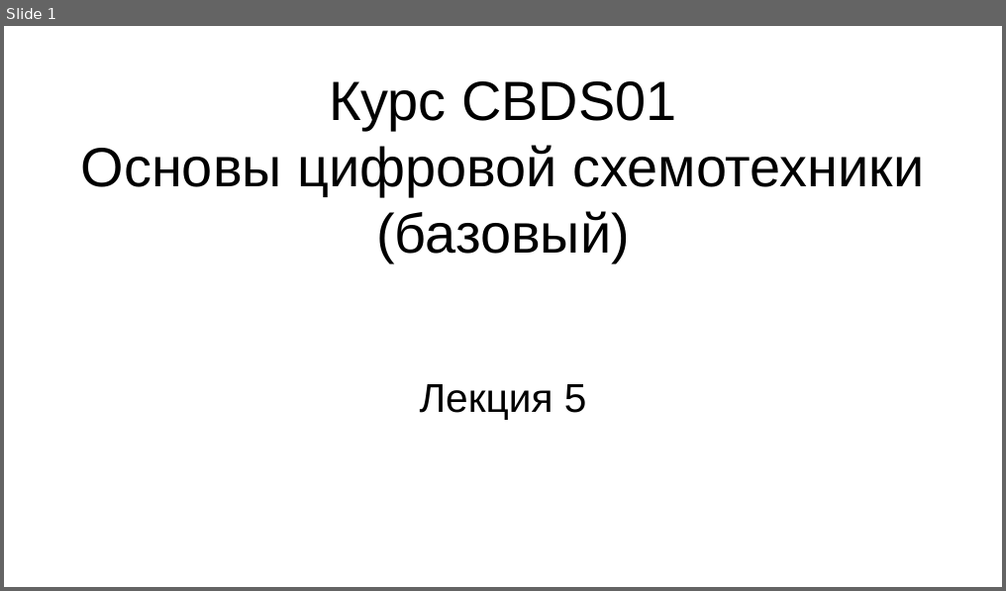
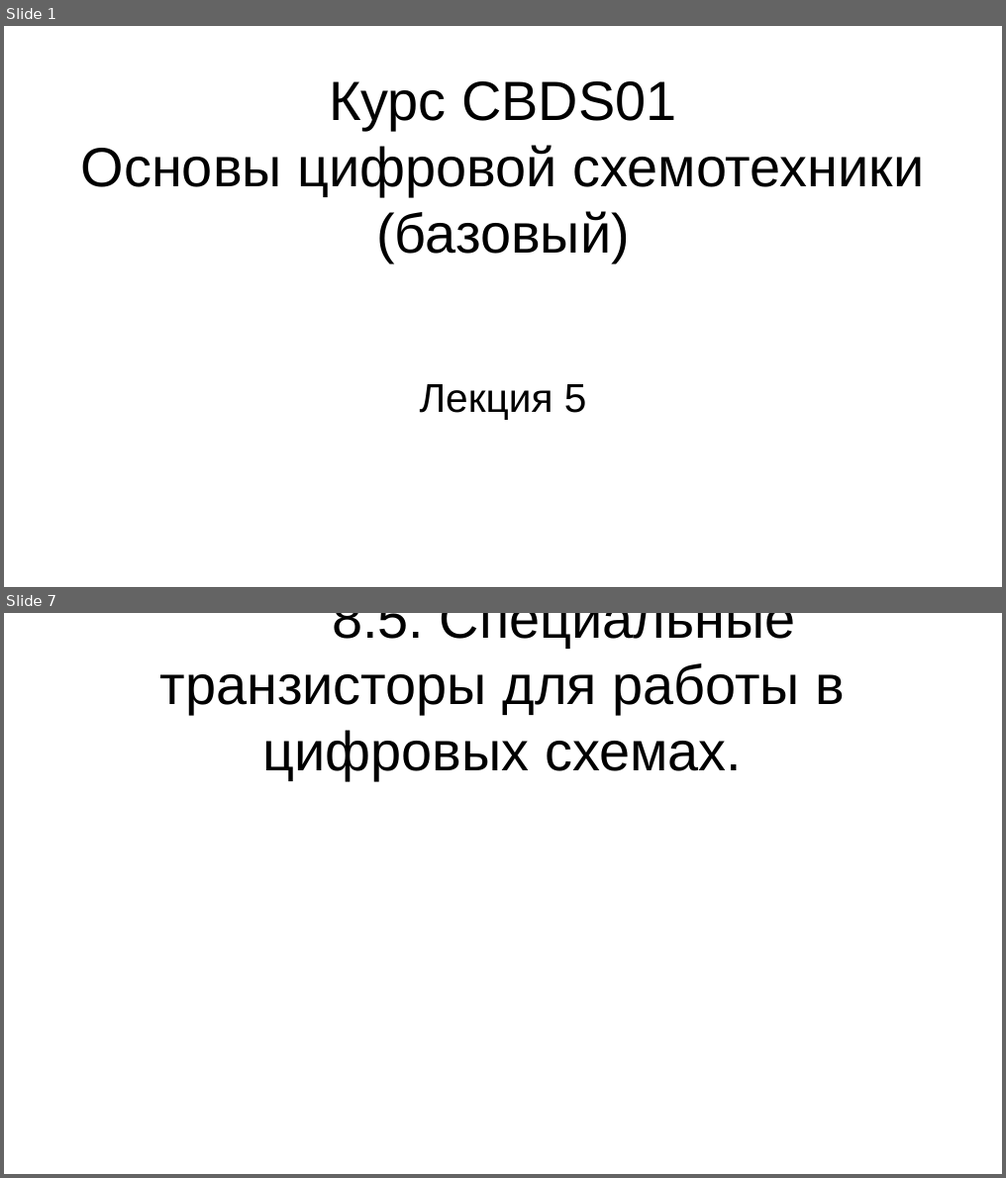
Before and after one commit to steelcraft/stud-lab, a slide deck: Лекции/СBDS01#L5.odp. Shown one above the other, each under a label of ours: slide 1 before the commit, slides 1 and 7 after it; the slides between them are not shown. The pictures are 1006x591 and 1006x1178 pixels, drawn with LibreOffice and Linux fonts; fonts in the diff are those of the drawing. Boxes give left, top, right and bottom in pixels: in the first picture for what was removed or moved away, otherwise in the second. Text is boxed around its words. In the diff, an @@ line names an element or a change of style, - is before the commit and + after.

```diff
--- a/Лекции/СBDS01#L5.odp
+++ b/Лекции/СBDS01#L5.odp
@@ slide 7 added at [4,613,1002,1174], background #FFFFFF @@
@@ title added at [160,613,846,780], 44 pt, text #000000 @@
+8.5. Специальные транзисторы для работы в цифровых схемах.
```
Also in this commit, not shown: 15 other slides added.
